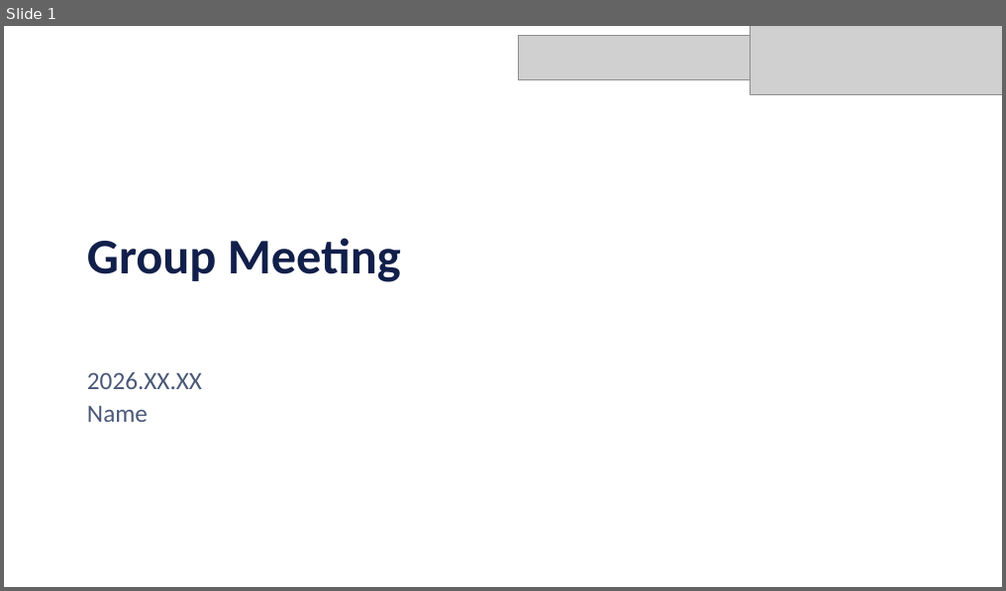
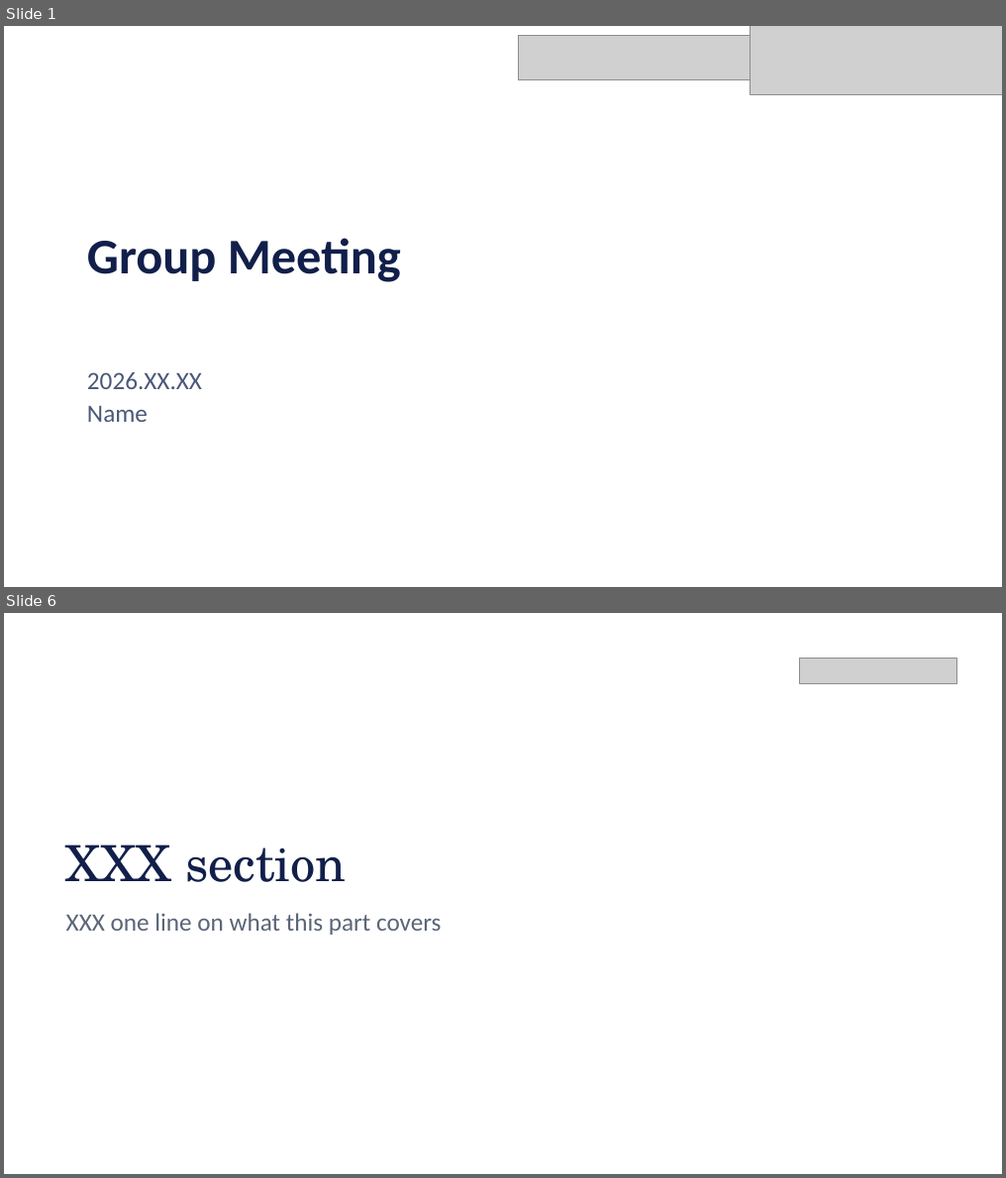
Before and after one commit to ezoiHY/pairs-group-meeting-skill, a slide deck: codex/pairs-group-meeting/assets/template.pptx. Shown one above the other, each under a label of ours: slide 1 before the commit, slides 1 and 6 after it; the slides between them are not shown. The pictures are 1006x591 and 1006x1178 pixels, drawn with LibreOffice and Linux fonts; fonts in the diff are those of the drawing; grey boxes stand for pictures; background and template pictures are left out. Boxes give left, top, right and bottom in pixels: in the first picture for what was removed or moved away, otherwise in the second. Text is boxed around its words. In the diff, an @@ line names an element or a change of style, - is before the commit and + after.

```diff
--- a/codex/pairs-group-meeting/assets/template.pptx
+++ b/codex/pairs-group-meeting/assets/template.pptx
@@ slide 6 added at box(4, 613, 1002, 1174), background picture (left out) @@
@@ picture added at box(799, 658, 957, 683) @@
@@ title added at box(66, 845, 346, 882), 48 pt, text #111F4A @@
+XXX section
@@ text added at box(66, 913, 442, 935), 24 pt, text #5A6578 @@
+XXX one line on what this part covers
```
Also in this commit, not shown: 4 other slides added, 3 slides removed, 34 other files.
